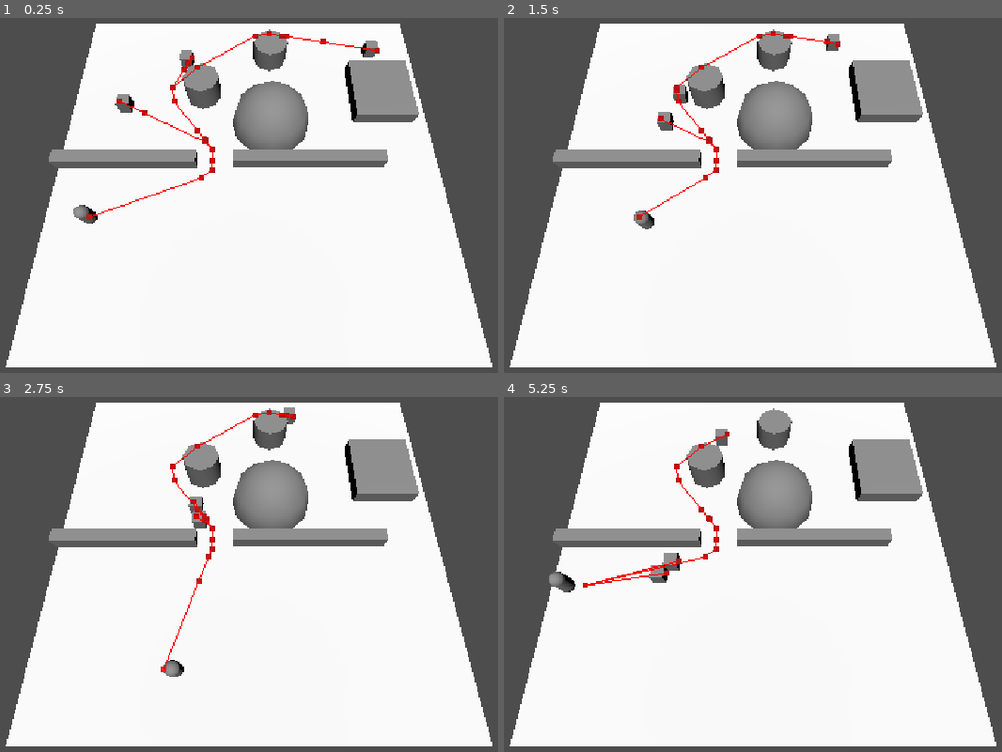
Above: before the commit, frames 1-4 (two rows, left to right).
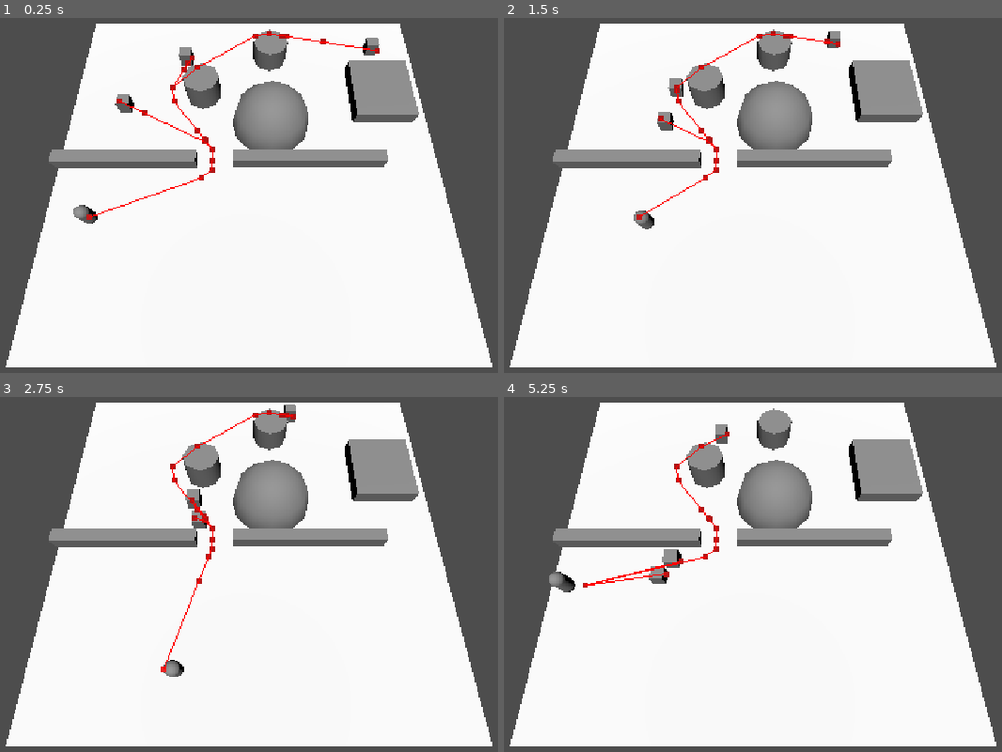
Above: after the commit, the same moments.

Repository: Lunycat/Ded_vs_Zombie
Game: Godot game, scene res://scenes/game.tscn
Two runs of this game, one before a commit and one after it. Both use one fixed random seed, a clock stepped at 60 frames per second and the inputs below.
Inputs:
- Up to frame 1 (0.25 s): no input
- Up to frame 2 (1.5 s): tap Enter (ui_accept) at 0.5, 0.77 s; hold Right (ui_right) 0.53-1.28 s; hold Down (ui_down) from 1.28 s (still down)
- Up to frame 3 (2.75 s): tap Enter (ui_accept) at 1.52 s; release Down (ui_down) at 2.03 s; hold Right (ui_right) from 2.03 s (still down)
- Up to frame 4 (5.25 s): release Right (ui_right) at 2.78 s; hold Up (ui_up) 2.78-3.53 s; tap Enter (ui_accept) at 3.02, 3.77, 4.52 s; hold Left (ui_left) 3.53-5.03 s; hold Down (ui_down) from 5.03 s (still down)

The runs differ from the first frame. In frame 1, 0.1% of the frame differs, in the area x 26-77%, y 5-24%; in frame 2, 0.2%; in frame 3, 0.2%; in frame 4, 0.3%, in the area x 20-45%, y 7-53%.

Commit message:
fix navigate and start spawn_manager

Diff:
--- a/project.godot
+++ b/project.godot
@@ -10,7 +10,7 @@
 
 [application]
 
-config/name="InvalidVsZombie"
+config/name="DedVsZombie"
 run/main_scene="uid://b5mrmlabiumcp"
 config/features=PackedStringArray("4.7", "GL Compatibility")
 config/icon="res://icon.svg"
@@ -22,7 +22,7 @@
 
 [dotnet]
 
-project/assembly_name="InvalidVsZombie"
+project/assembly_name="DedVsZombie"
 
 [layer_names]
 
--- /dev/null
+++ b/scenes/spawn_manager.tscn
@@ -0,0 +1,6 @@
+[gd_scene format=3 uid="uid://bikj5btlbocmh"]
+
+[ext_resource type="Script" uid="uid://d0viejy5pvvf6" path="res://scripts/spawn_manager.gd" id="1_ltx4y"]
+
+[node name="SpawnManager" type="Node3D" unique_id=157596160]
+script = ExtResource("1_ltx4y")
--- a/scenes/zombies/zombie.tscn
+++ b/scenes/zombies/zombie.tscn
@@ -7,7 +7,7 @@
 [sub_resource type="BoxShape3D" id="BoxShape3D_g2els"]
 
 [sub_resource type="BoxShape3D" id="BoxShape3D_dyxgh"]
-size = Vector3(1.0439453, 1, 1.0527344)
+size = Vector3(1.1035156, 1, 1.1149902)
 
 [node name="Zombie" type="CharacterBody3D" unique_id=1842117996]
 platform_floor_layers = 4294967042
@@ -27,4 +27,9 @@
 shape = SubResource("BoxShape3D_dyxgh")
 
 [node name="NavigationAgent3D" type="NavigationAgent3D" parent="." unique_id=2062045501]
+avoidance_enabled = true
+radius = 0.7
+neighbor_distance = 10.0
+max_neighbors = 8
+max_speed = 3.0
 debug_enabled = true
--- /dev/null
+++ b/scripts/spawn_manager.gd
@@ -0,0 +1,12 @@
+extends Node3D
+
+@export var min_radius = 10
+@export var max_radius = 15
+
+@onready var _player: CharacterBody3D = null
+
+func _ready() -> void:
+	_player = get_tree().get_first_node_in_group("player")
+
+func _process(delta: float) -> void:
+	pass
--- a/scripts/zombies/zombie.gd
+++ b/scripts/zombies/zombie.gd
@@ -7,12 +7,16 @@
 @export var attack_coldown: float = 0.7
 @export var knockback_force: float = 5.0 # Скорость отталкивания
 @export var toss: float = 5.0 # Высота подброса
+@export var slow_move: float = 3.0 # Замедление движения при остановке
 
 @onready var _navigation: NavigationAgent3D = $NavigationAgent3D
+
+enum State {IDLE, PURSUIT, ATTACK}
 
 var _player: CharacterBody3D = null
 var _attack_timer: float = 0.0
 var _player_in_range: bool = false
+var current_state: State = State.IDLE
 
 func _ready() -> void:
 	_player = get_tree().get_first_node_in_group("player")
@@ -24,6 +28,8 @@
 		if body.is_in_group("player"):
 			_player_in_range = false
 	)
+	_navigation.velocity_computed.connect(_on_velocity_computed)
+	_navigation.avoidance_priority = randf_range(0.4, 1)
 
 func _physics_process(delta: float) -> void:
 	if not is_on_floor():
@@ -31,31 +37,51 @@
 
 	_attack_timer -= delta
 
+	# Ставим статус
 	if not is_instance_valid(_player):
+		current_state = State.IDLE
 		_player_in_range = false
-		velocity.x = 0
-		velocity.z = 0
+	elif _player_in_range:
+		current_state = State.ATTACK
+	else:
+		current_state = State.PURSUIT
+
+	# Действие в зависимости от статуса
+	if current_state == State.IDLE:
+		_navigation.velocity = Vector3.ZERO
+		velocity.x = move_toward(velocity.x, 0, move_speed * slow_move * delta)
+		velocity.z = move_toward(velocity.z, 0, move_speed * slow_move * delta)
 		move_and_slide()
 		return
-
-	if _player_in_range:
+	elif current_state == State.ATTACK:
+		_navigation.velocity = Vector3.ZERO
+		_navigation.avoidance_enabled = false
 		velocity.x = 0
 		velocity.z = 0
 		_attack()
-	else:
-		if (_navigation.target_position - _player.position).length() > 1:
+		move_and_slide()
+	elif current_state == State.PURSUIT:
+		_navigation.avoidance_enabled = true
+		_pursuit_state()
+
+
+func _on_velocity_computed(safe_velocity: Vector3) -> void:
+	if current_state == State.ATTACK:
+		return
+	velocity = safe_velocity
+	move_and_slide()
+
+func _pursuit_state() -> void:
+	if (_navigation.target_position - _player.global_position).length() > 1:
 			_navigation.set_target_position(_player.global_position)
 
-		var destination: Vector3 = _navigation.get_next_path_position()
-		var local_destination: Vector3 = destination - global_position
-		local_destination.y = 0
+	var destination: Vector3 = _navigation.get_next_path_position()
+	var local_destination: Vector3 = destination - global_position
+	local_destination.y = 0
 
-		if local_destination.length_squared() > 0.0001:
-			var direction: Vector3 = local_destination.normalized()
-			velocity.x = direction.x * move_speed
-			velocity.z = direction.z * move_speed
-
-	move_and_slide()
+	if local_destination.length_squared() > 0.0001:
+		var direction: Vector3 = local_destination.normalized()
+		_navigation.velocity = direction * move_speed
 
 func _attack() -> void:
 	if _attack_timer > 0.0:
@@ -65,9 +91,12 @@
 		_perform_attack()
 
 func _perform_attack():
+	if not is_instance_valid(_player):
+		return
 	_player.take_damage(damage)
-	var direction: Vector3 = _player.global_position - global_position
-	_player.apply_knockback(direction, knockback_force, toss)
+	if is_instance_valid(_player):
+		var direction: Vector3 = _player.global_position - global_position
+		_player.apply_knockback(direction, knockback_force, toss)
 
 func take_damage(amount: int) -> void:
 	health -= amount
Not shown, added: scripts/spawn_manager.gd.uid
